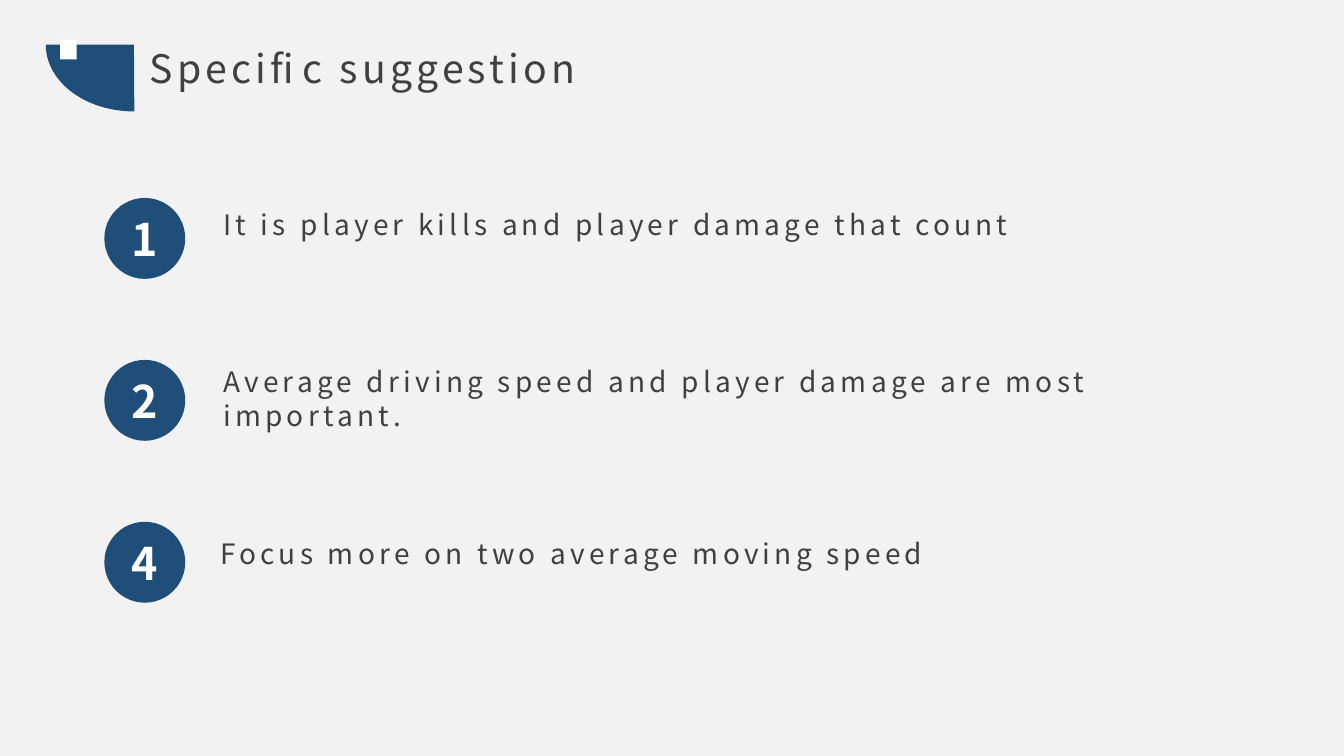
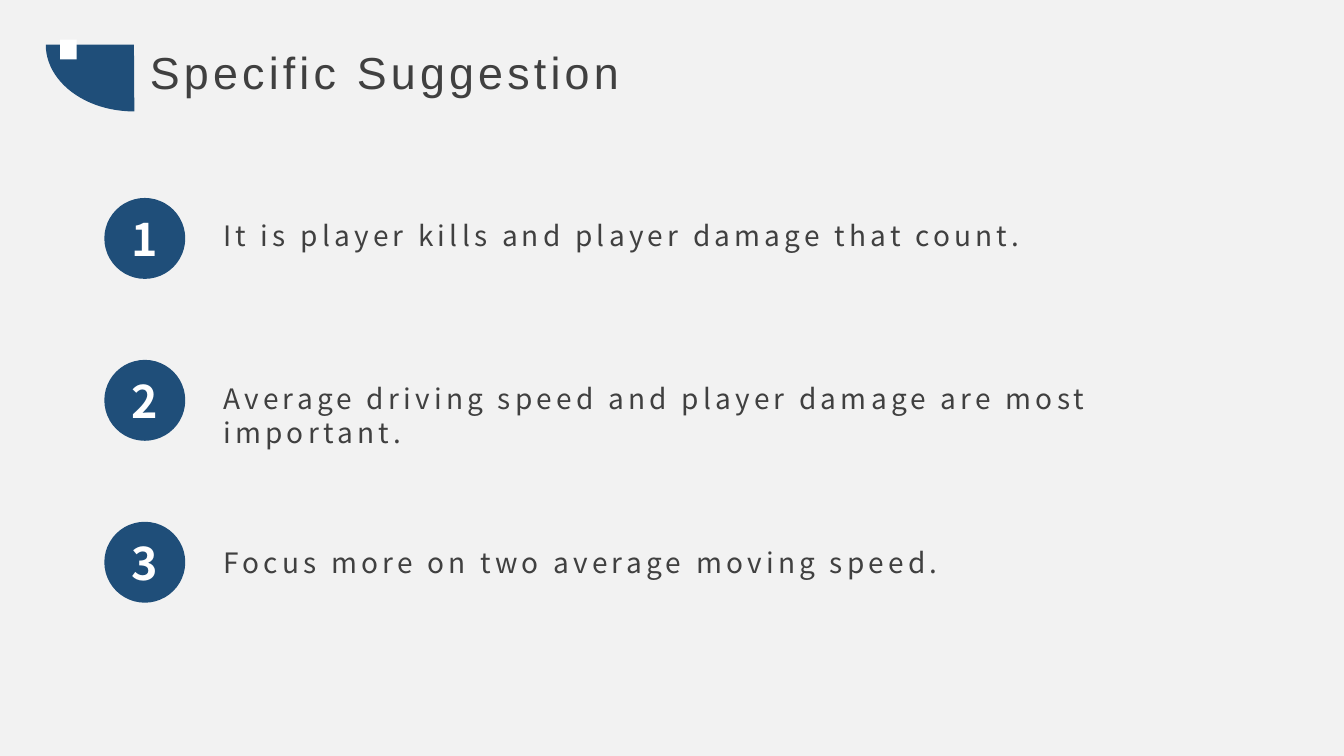
Before and after one commit to reaperConan/PUBG-data-analysis, a slide deck: slide 17 of slide.pptx. Drawn at 1344x756 pixels with LibreOffice and Linux fonts; fonts in the diff are those of the drawing. Boxes give left, top, right and bottom in pixels: in the first picture for what was removed or moved away, otherwise in the second. Text is boxed around its words. In the diff, an @@ line names an element or a change of style, - is before the commit and + after.

```diff
--- a/slide.pptx
+++ b/slide.pptx
@@ text at bbox=[150, 56, 619, 98]: text changed; size 28 to 32 pt; font Noto Sans CJK SC to Arial @@
-Specific suggestion
+Specific Suggestion
@@ text at bbox=[223, 223, 1019, 253]: text changed @@
-It is player kills and player damage that count
+It is player kills and player damage that count.
@@ text "Average driving speed and player ...": place and size @@
-text "Average driving speed and player ..." at bbox=[223, 369, 1085, 433]
+text "Average driving speed and player ..." at bbox=[223, 386, 1085, 450]
@@ text in ellipse at bbox=[132, 546, 158, 581]: text changed @@
-4
+3
@@ text at bbox=[223, 550, 938, 580]: text changed @@
-Focus more on two average moving speed
+Focus more on two average moving speed.
```
Also in this commit, not shown: 13 other slides changed, 1 other file.
